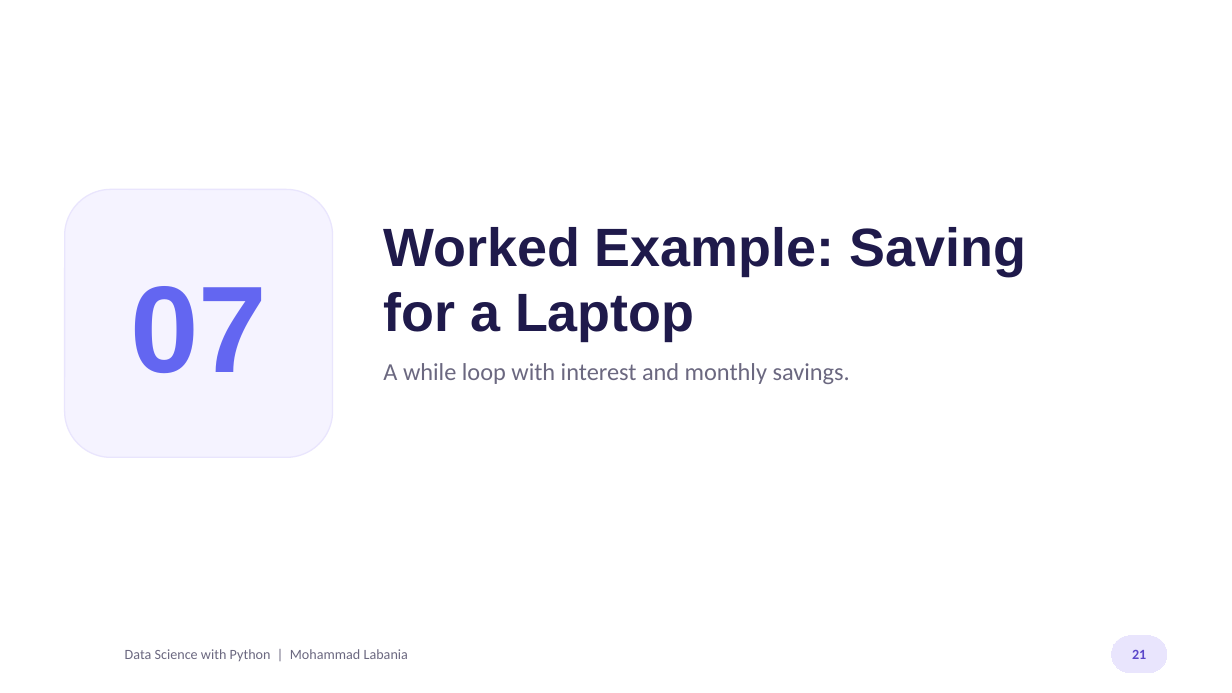
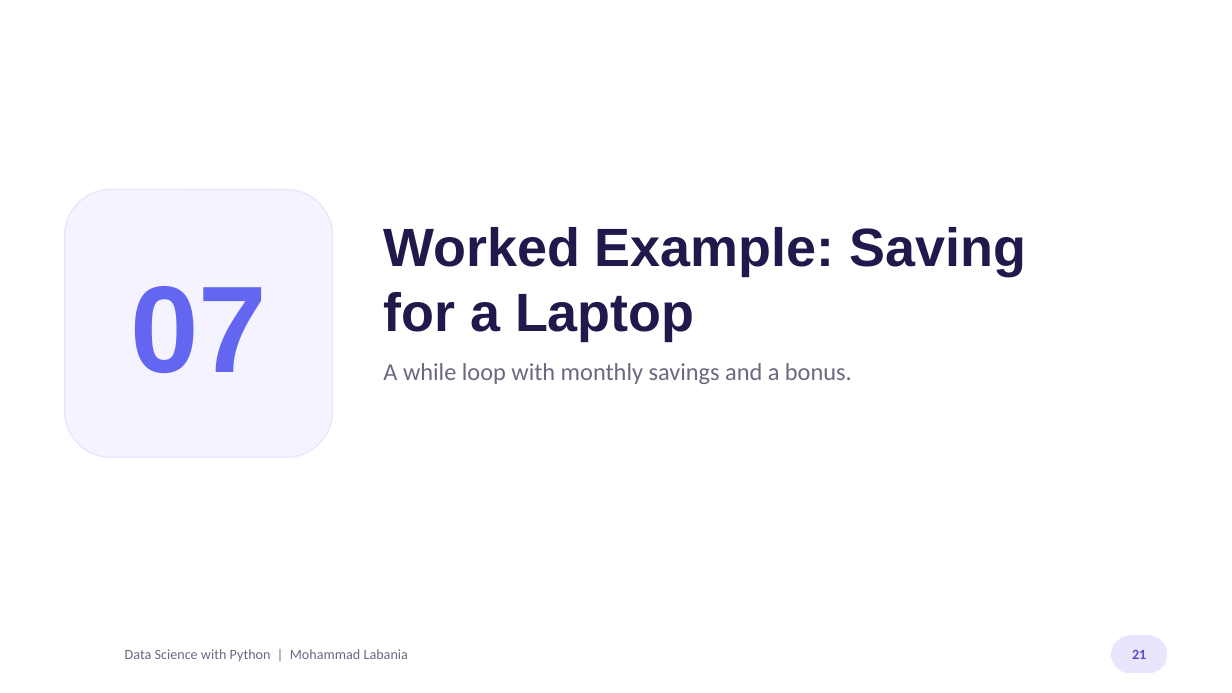
Before and after one commit to mohammadyahoo/ds-python-course, a slide deck: slide 21 of materials/S04-loops/S04_slides.pptx. Drawn at 1232x693 pixels with LibreOffice and Linux fonts; fonts in the diff are those of the drawing; background and template pictures are left out. Boxes give left, top, right and bottom in pixels: in the first picture for what was removed or moved away, otherwise in the second. Text is boxed around its words. In the diff, an @@ line names an element or a change of style, - is before the commit and + after.

```diff
--- a/materials/S04-loops/S04_slides.pptx
+++ b/materials/S04-loops/S04_slides.pptx
@@ text at [383,363,852,384]: text changed @@
-A while loop with interest and monthly savings.
+A while loop with monthly savings and a bonus.
```
Also in this commit, not shown: 2 other slides changed, 2 other files.
